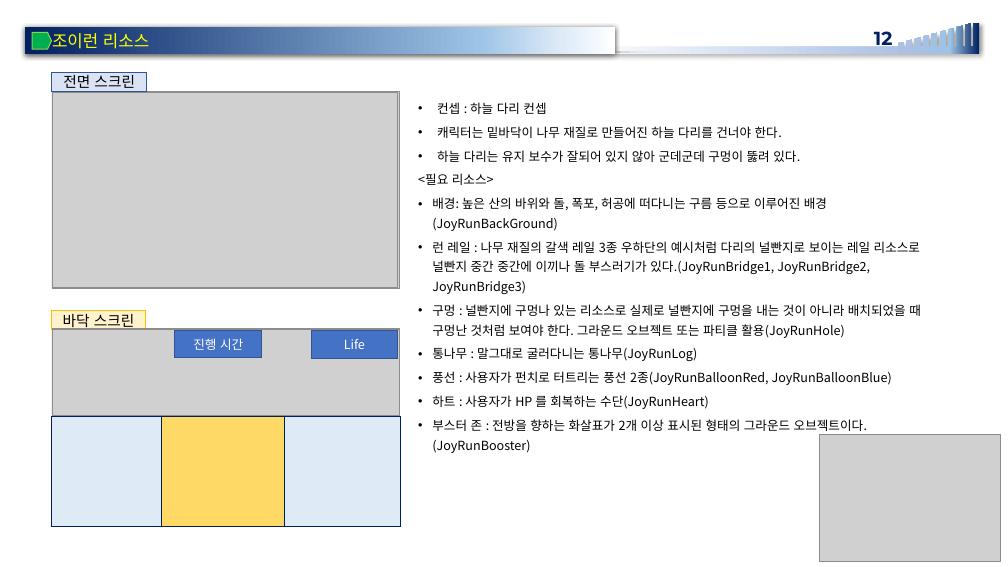
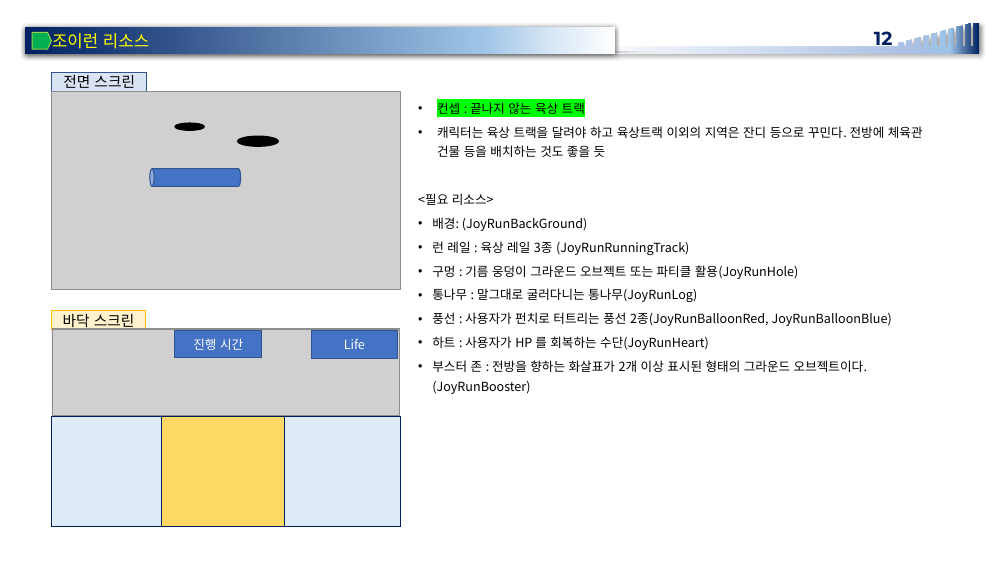
Before and after one commit to rheeeuro/joyrun, a slide deck: slide 12 of docs/[JoyFitness] 전시회용 미니 게임_JoyRun.pptx. Drawn at 1008x567 pixels with LibreOffice and Linux fonts; fonts in the diff are those of the drawing; grey boxes stand for pictures; background and template pictures are left out. Boxes give left, top, right and bottom in pixels: in the first picture for what was removed or moved away, otherwise in the second. Text is boxed around its words. In the diff, an @@ line names an element or a change of style, - is before the commit and + after.

```diff
--- a/docs/[JoyFitness] 전시회용 미니 게임_JoyRun.pptx
+++ b/docs/[JoyFitness] 전시회용 미니 게임_JoyRun.pptx
@@ picture added at (51, 91, 400, 290) @@
@@ text at (437, 102, 923, 157): text changed @@
-• 컨셉 : 하늘 다리 컨셉
-• 캐릭터는 밑바닥이 나무 재질로 만들어진 하늘 다리를 건너야 한다.
-• 하늘 다리는 유지 보수가 잘되어 있지 않아 군데군데 구멍이 뚫려 있다.
+• 컨셉 : 끝나지 않는 육상 트랙
+• 캐릭터는 육상 트랙을 달려야 하고 육상트랙 이외의 지역은 잔디 등으로 꾸민다. 전방에 체육관 건물 등을 배치하는 것도 좋을 듯
@@ ellipse added at (175, 123, 204, 131), fill #000000, outline #000000 1 pt @@
@@ ellipse added at (237, 136, 278, 147), fill #000000, outline #000000 1 pt @@
@@ cylinder added at (150, 169, 240, 187), fill #4472C4, outline #325491 1 pt @@
@@ text at (432, 217, 799, 279): text changed @@
-• 배경: 높은 산의 바위와 돌, 폭포, 허공에 떠다니는 구름 등으로 이루어진 배경(JoyRunBackGround)
-• 런 레일 : 나무 재질의 갈색 레일 3종 우하단의 예시처럼 다리의 널빤지로 보이는 레일 리소스로 널빤지 중간 중간에 이끼나 돌 부스러기가 있다.(JoyRunBridge1, JoyRunBridge2, JoyRunBridge3)
-• 구멍 : 널빤지에 구멍나 있는 리소스로 실제로 널빤지에 구멍을 내는 것이 아니라 배치되었을 때 구멍난 것처럼 보여야 한다. 그라운드 오브젝트 또는 파티클 활용(JoyRunHole)
+• 배경: (JoyRunBackGround)
+• 런 레일 : 육상 레일 3종 (JoyRunRunningTrack)
+• 구멍 : 기름 웅덩이 그라운드 오브젝트 또는 파티클 활용(JoyRunHole)
@@ picture removed at (819, 435, 1000, 562) @@
```
Also in this commit, not shown: 2 other slides changed, 1 slide added, 1 slide removed.
